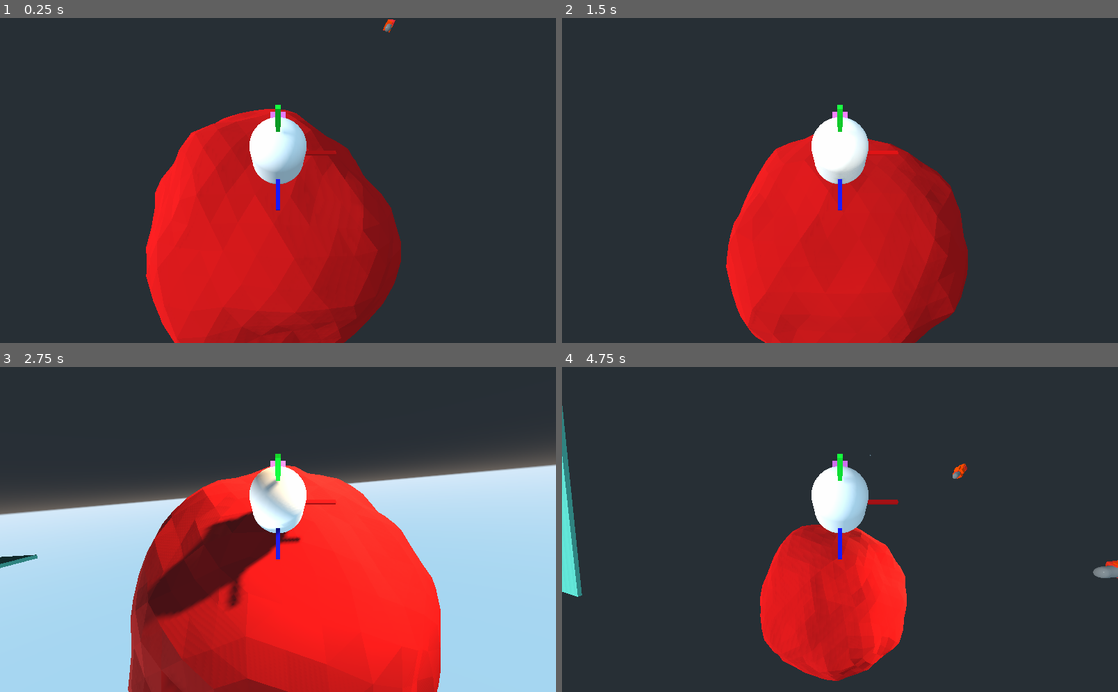
Above: before the commit, frames 1-4 (two rows, left to right).
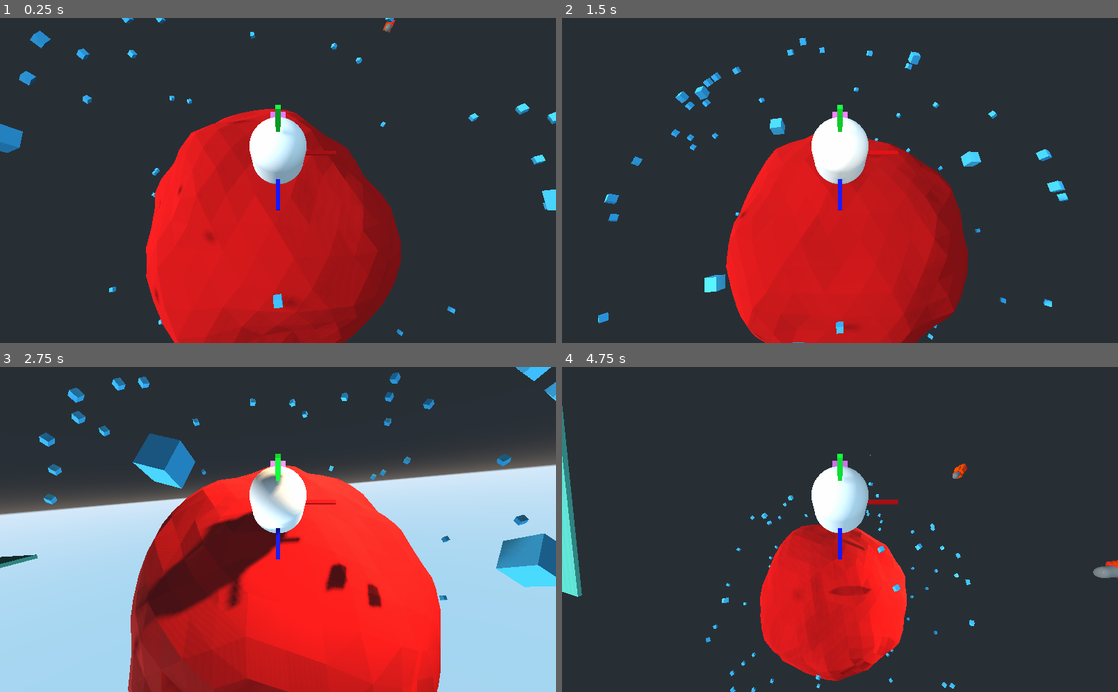
Above: after the commit, the same moments.

Repository: kevinms/godot-wild-jam-23
Game: Godot game, scene res://Game.tscn
The game is run twice, just before and just after one commit, with the same random seed, the same clock (stepped at 60 frames per second) and the same inputs.
Inputs (mouse positions are in pixels of both pictures, inside the frame that each line leads up to):
- Up to frame 1 (0.25 s): no input
- Up to frame 2 (1.5 s): tap Enter (enter) at 0.5, 1.35 s; move the mouse to (867, 180) at 0.52 s; hold Space (jump) 0.53-1.28 s; hold W (forward) from 0.53 s (still down); click (867, 180) at 0.67 s; move the mouse to (812, 180) at 1.27 s
- Up to frame 3 (2.75 s): keep holding W (forward); tap Space (jump) at 1.52, 1.55, 1.82, 2.3 s; move the mouse to (289, 523) at 2.02 s; press the mouse at (289, 523) at 2.03 s
- Up to frame 4 (4.75 s): keep holding W (forward); move the mouse to (834, 536) at 2.77 s; release the mouse at (834, 536) at 2.78 s; tap Space (jump) at 2.85, 3.02, 3.32, 4.52, 4.55 s; click (834, 536) at 2.92 s; move the mouse to (878, 532) at 3.52 s; hold Space (jump) 3.53-4.28 s; tap Enter (enter) at 3.6 s; move the mouse to (795, 526) at 4.27 s; click (795, 526) at 4.35 s

The runs differ from the first frame. In frame 1, 1.3% of the frame differs, in the area x 0-100%, y 0-98%; in frame 2, 1.6%; in frame 3, 4.5%, in the area x 7-100%, y 0-88%; in frame 4, 0.6%.

Commit message:
Humans can be spawned around the planet and have very bad movement physics...

Diff:
--- a/Game.tscn
+++ b/Game.tscn
@@ -1,6 +1,5 @@
-[gd_scene load_steps=11 format=2]
+[gd_scene load_steps=10 format=2]
 
-[ext_resource path="res://Human.tscn" type="PackedScene" id=1]
 [ext_resource path="res://Player.tscn" type="PackedScene" id=2]
 [ext_resource path="res://Game.gd" type="Script" id=3]
 [ext_resource path="res://Icosphere.tscn" type="PackedScene" id=4]
@@ -58,8 +57,4 @@
 current = true
 far = 200.0
 
-[node name="Human" parent="." instance=ExtResource( 1 )]
-transform = Transform( 1, 0, 0, 0, 1, 0, 0, 0, 1, 0, 8.09131, 0 )
-planet_path = NodePath("../Planet")
-
 [node name="Planet" parent="." instance=ExtResource( 4 )]
--- a/Human.gd
+++ b/Human.gd
@@ -1,62 +1,55 @@
 extends KinematicBody
 
-var noise = OpenSimplexNoise.new()
-
-var velocity: Vector3
-var gravity = Vector3(0, -40, 0)
-var speed = 20
+var max_speed = 50
+var speed = 1000
 var jump = 20
+var gravity = 100
 
 #onready var planet = $"../Planet"
 export(NodePath) var planet_path
 onready var planet = get_node(planet_path)
 
-func init_noise():
-	noise.seed = randi()
-	noise.octaves = 7
-	noise.period = 20.0
-	noise.persistence = 0.8
-
-func local_input_direction():
-	var dir = Vector3()
-
-	var pos = global_transform.origin
-
-	if noise.get_noise_3dv(pos) > 0:
-		dir += Vector3.FORWARD
-	elif noise.get_noise_3dv(pos) > 0:
-		dir += Vector3.BACK
-	elif noise.get_noise_3dv(pos) > 0:
-		dir += Vector3.LEFT
-	elif noise.get_noise_3dv(pos) > 0:
-		dir += Vector3.RIGHT
-
-	return dir.normalized()
+var global_velocity = Vector3()
 
 func _physics_process(delta):
 
-	#rotate_object_local(Vector3.UP, 0.01)
+	rotate_object_local(Vector3.UP, 0.01)
+
+	var accel = Vector3()
+
+	# Move forward
+	#if randf() < 0.4:
+	#	accel += global_transform.basis.z * speed * delta
+
+	#var forward_vector = global_velocity.project(global_transform.basis.z)
+	#if forward_vector.length() > max_speed:
+	#	global_velocity -= forward_vector.normalized() * (forward_vector.length() - max_speed)
+
+	# Gravity
+	accel += -global_transform.basis.y * gravity * delta
+
+	# Apply acceleration
+	global_velocity += accel * delta
+
+	# Jump
+	#if randf() < 0.1 and is_on_floor():
+		# We want the jump to initially cancel out all force due to gravity
+
+		# Project our velocity onto the local Y axis
+		# This gets the component of velocity in the direction of gravity
+		#var scalar_projection = global_velocity.dot(-global_transform.basis.y) / global_velocity.length()
+		#var vector_projection = -global_transform.basis.y * scalar_projection
+
+		# Subtract that component from the velocity to cancel out all gravity
+		#global_velocity -= vector_projection
+		#global_velocity += global_transform.basis.y * jump
 
 	var world_up = (global_transform.origin - planet.global_transform.origin).normalized()
-	var world_down = (planet.global_transform.origin - global_transform.origin).normalized()
 
-	var dir = local_input_direction()
+	global_velocity = move_and_slide_with_snap(global_velocity, -world_up*2, world_up, true)
 
-	# "velocity" is always in local space.
-	velocity.x = dir.x * speed
-	velocity.z = dir.z * speed
-	velocity.y = -20
-
-	if Input.is_action_pressed("jump"):
-		velocity.y = jump
-
-	# Convert "velocity" to global space because that's what move_and_slide() expects.
-	var global_velocity = to_global(velocity) - global_transform.origin
-
-	global_velocity = move_and_slide(global_velocity, world_up, true)
-
-	# Update local "velocity" to account for changes move_and_slide() made.
-	velocity = to_local(global_transform.origin + global_velocity) - transform.origin
+	if get_slide_count() > 0:
+		print("Collided with planet... hopefully")
 
 	var xform = align_with_y(global_transform, world_up)
 	global_transform = global_transform.interpolate_with(xform, 0.2)
@@ -66,4 +59,5 @@
 	xform.basis.y = new_y
 	xform.basis.x = -xform.basis.z.cross(new_y)
 	xform.basis = xform.basis.orthonormalized()
+	#TODO: reset scale
 	return xform
--- a/Icosphere.gd
+++ b/Icosphere.gd
@@ -99,6 +99,8 @@
 
 var octree = Octree.new(Vector3(), Vector3(40,40,40), 256)
 
+var owner_id: int
+
 func _ready():
 	init_noise()
 
@@ -108,13 +110,18 @@
 	var shape = ConcavePolygonShape.new()
 	shape.set_faces(mesh.get_faces())
 
-	var id = create_shape_owner(self)
-	shape_owner_add_shape(id, shape)
+	owner_id = create_shape_owner(self)
+	shape_owner_add_shape(owner_id, shape)
 
 func add_surface(st: SurfaceTool, p: Vector3):
 	st.add_color(Color(1, 0, 0))
 	st.add_uv(Vector2(0, 0))
 	st.add_vertex(p)
+
+var mesh_inst: MeshInstance
+
+func get_bounding_box():
+	return mesh_inst.get_aabb()
 
 func generate_mesh_instance():
 	var material = SpatialMaterial.new()
@@ -139,7 +146,7 @@
 
 	var array_mesh = st.commit()
 
-	var mesh_inst = MeshInstance.new()
+	mesh_inst = MeshInstance.new()
 	mesh_inst.mesh = array_mesh
 	add_child(mesh_inst)
 
--- a/Icosphere.tscn
+++ b/Icosphere.tscn
@@ -11,9 +11,9 @@
 script = ExtResource( 1 )
 
 [node name="Camera" type="Camera" parent="."]
-transform = Transform( 1, 0, 0, 0, 0.871402, 0.490569, 0, -0.490569, 0.871402, 0, 3.55457, 6.11787 )
+transform = Transform( 1, 0, 0, 0, 0.871402, 0.490569, 0, -0.490569, 0.871402, 0, 10.4579, 18.3803 )
 
 [node name="Human" parent="." instance=ExtResource( 4 )]
-transform = Transform( 1, 0, 0, 0, 1, 0, 0, 0, 1, 0, 5.12244, 0 )
+transform = Transform( 1, 0, 0, 0, 1, 0, 0, 0, 1, 0, 9.15601, 6.17499 )
 collision_layer = 1024
 planet_path = NodePath("../Icosphere")
--- a/IcosphereMain.gd
+++ b/IcosphereMain.gd
@@ -1,6 +1,8 @@
 extends Spatial
 
 const ray_length = 1000
+
+onready var human_scene = load("res://Human.tscn")
 
 func _input(event):
 	if event is InputEventMouseButton and event.pressed and event.button_index == 1:
@@ -16,3 +18,37 @@
 
 			var closest = $Icosphere.octree.knn(result.position, 32)
 			print(closest)
+
+func _ready():
+	spawn_humans()
+
+export var num_humans = 100
+
+func spawn_humans():
+	var aabb = $Icosphere.get_bounding_box()
+	var radius = aabb.size.length() / 2
+
+	for i in range(num_humans):
+		var spawn_point = random_point_on_sphere(radius)
+
+		var human = human_scene.instance()
+		human.translate(spawn_point)
+
+		human.planet_path = $Icosphere.get_path()
+		human.planet = $Icosphere
+		add_child(human)
+
+func random_point_on_sphere(radius: float):
+	# I don't think this is a uniform distribution on the sphere,
+	# but hey... it's good enough, right?! RIGHT?!?!
+
+	# Generate a random point in a box with a half-width of radius.
+	# The box surrounds the sphere.
+	var point = Vector3(
+		rand_range(-radius, radius),
+		rand_range(-radius, radius),
+		rand_range(-radius, radius)
+	)
+
+	# Move the point along a normal such that it's magnitude is the radius.
+	return point.normalized() * radius
Not shown: 2 places in Missile.tscn that only renumber resources
Binary file added: gifs/Peek 2020-07-12 13-50.gif
Not shown, added: gifs/Peek 2020-07-12 12-05.gif
